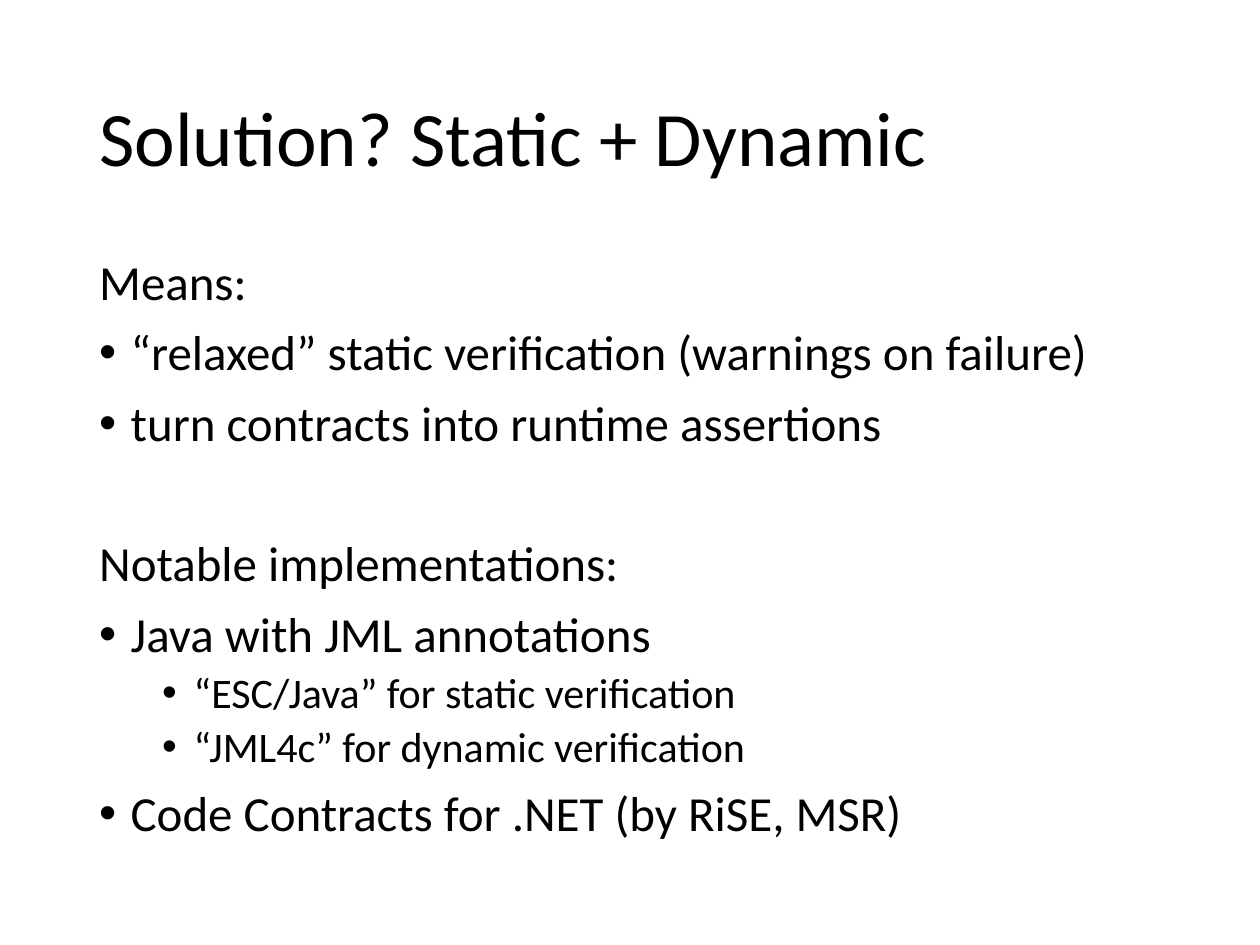
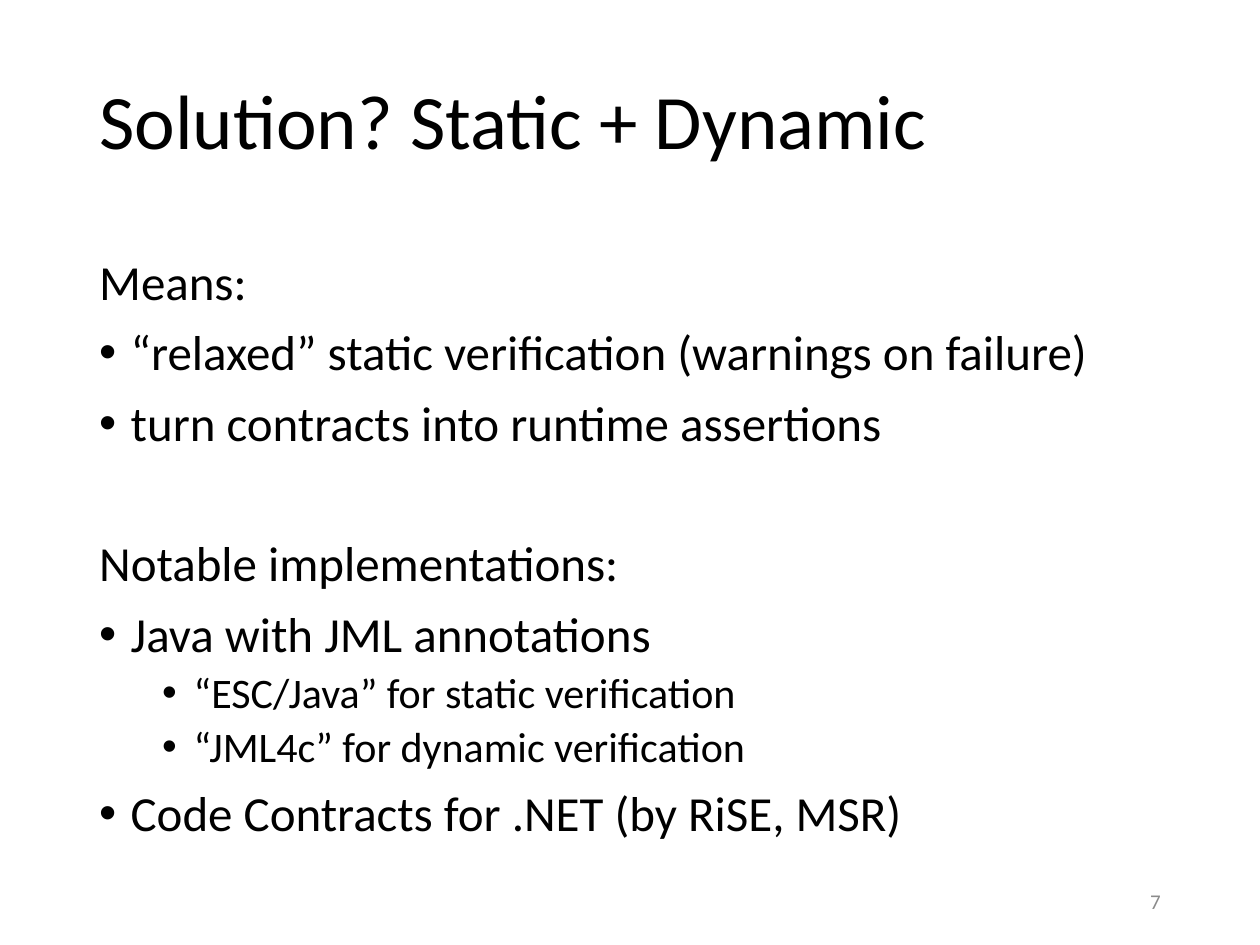
Before and after one commit to olydis/GradVerThesis, a slide deck: slide 7 of presentation/PLunch.pptx. Drawn at 1260x945 pixels with LibreOffice and Linux fonts; fonts in the diff are those of the drawing. Boxes give left, top, right and bottom in pixels: in the first picture for what was removed or moved away, otherwise in the second. Text is boxed around its words. In the diff, an @@ line names an element or a change of style, - is before the commit and + after.

```diff
--- a/presentation/PLunch.pptx
+++ b/presentation/PLunch.pptx
@@ title "Solution? Static + Dynamic": place and size @@
-title "Solution? Static + Dynamic" at box(99, 112, 926, 179)
+title "Solution? Static + Dynamic" at box(99, 95, 926, 162)
@@ page number added at box(1150, 895, 1161, 909), 12 pt, text #8C8C8C @@
+7
```
Also in this commit, not shown: 8 other slides changed, 2 slides added, 7 other files.
